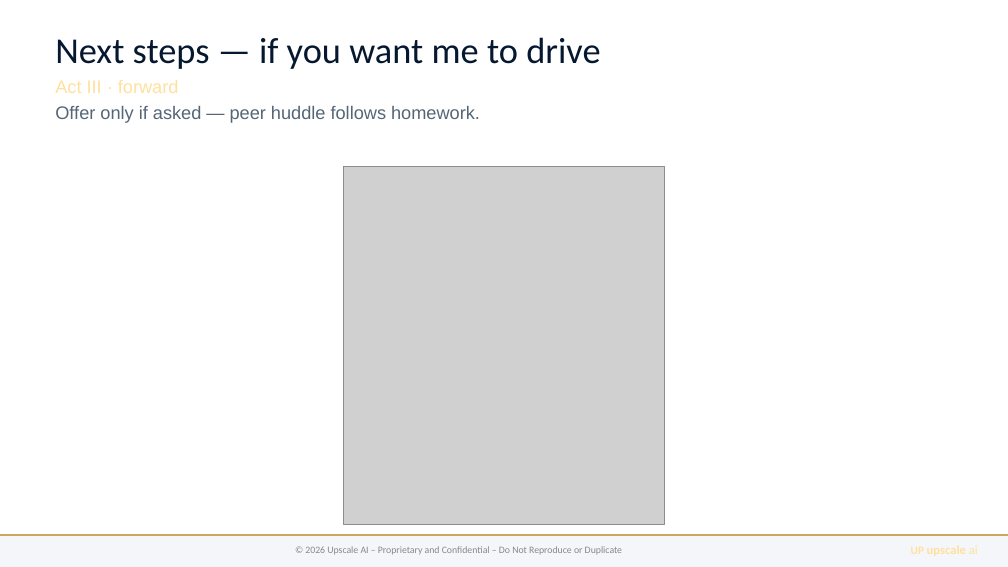
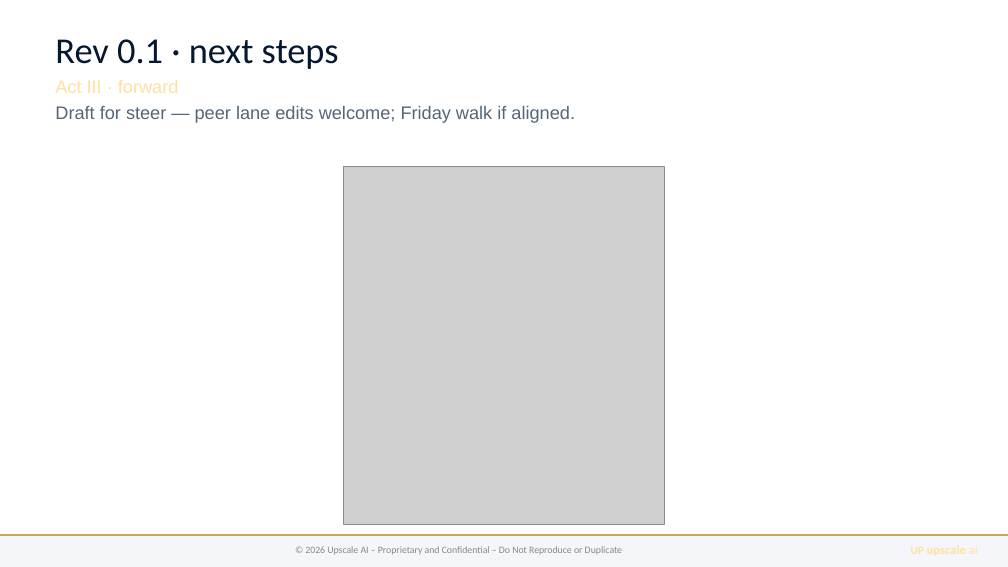
Before and after one commit to upscale-ai-network/agent-template, a slide deck: slide 7 of dt122/bugatti-qos-ccc.pptx (slide 8 before the commit). Drawn at 1008x567 pixels with LibreOffice and Linux fonts; fonts in the diff are those of the drawing; grey boxes stand for pictures. Boxes give left, top, right and bottom in pixels: in the first picture for what was removed or moved away, otherwise in the second. Text is boxed around its words. In the diff, an @@ line names an element or a change of style, - is before the commit and + after.

```diff
--- a/dt122/bugatti-qos-ccc.pptx
+++ b/dt122/bugatti-qos-ccc.pptx
@@ text at bbox=[55, 39, 339, 69]: text changed @@
-Next steps — if you want me to drive
+Rev 0.1 · next steps
@@ text at bbox=[55, 106, 575, 123]: text changed @@
-Offer only if asked — peer huddle follows homework.
+Draft for steer — peer lane edits welcome; Friday walk if aligned.
```
Also in this commit, not shown: 6 other slides changed, 1 slide removed, 9 other files.
